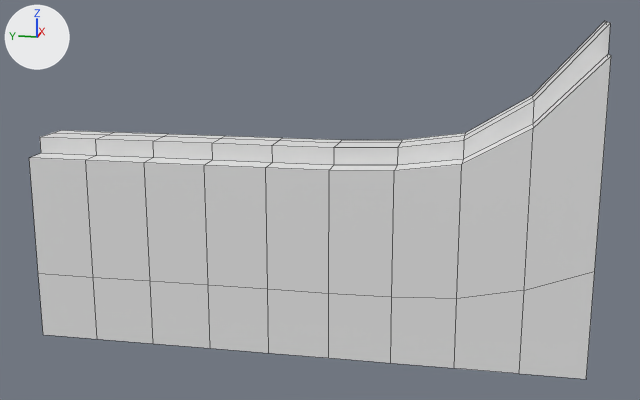
Before and after pictures for a commit that changed the FBX model Assets/spyrosCastle/toixos.fbx.
The view is the same before and after, from a 50 mm lens placed at (-43.7, 67.9, 14.7), pointed at (12.3, 79.1, 0.7). Arrows for +X, +Y and +Z are at upper left; the lights stay in place. Mesh edges are drawn as thin lines. Where no turn or scale is listed for an object, it has been applied to the vertices.
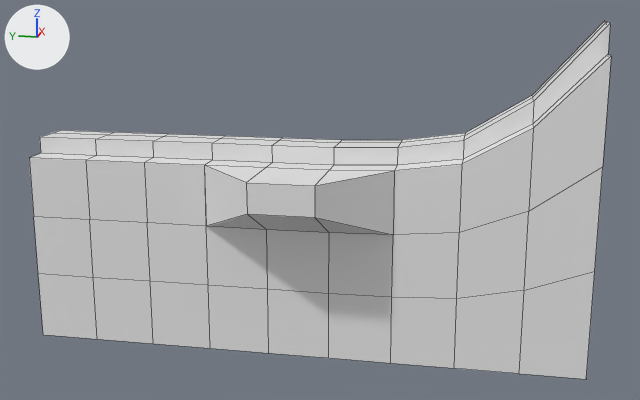
The newer file is also turned or shifted as a whole; pictures and numbers use the older file's frame.

Changed parts and their boxes [x1, y1, x2, y2] in the pictures (640 x 400 px):
part 1 of me_cube_002, built on: [29, 57, 611, 299] in both

The change in detail:
me_cube_002 is used by ob_cube_000; location (14.12, 81.02, -9.92).
me_cube_002 had 198 vertices, 204 faces and spanned x -3.6..4.4, y -19.4..17.9, z 0.0..22.2.
me_cube_002 now has 230 vertices, 236 faces and spans x -8.2..4.4, y -19.4..17.9, z 0.0..22.2.
Part 1, on me_cube_002:
24 faces are deleted.
15 vertices are added at x -8.2..0.0, y -19.4..5.4, z 8.9..14.2.
9 new vertices lie (0.0, 0.0, -3.9) away from vertices in x 0.0..1.6, y -7.0..17.9, z 13.1..13.2.
8 new vertices lie (0.0, 0.0, 4.2) away from vertices in x -3.6..-2.0, y -7.0..17.9, z 4.7..4.8.
56 new faces join them.
